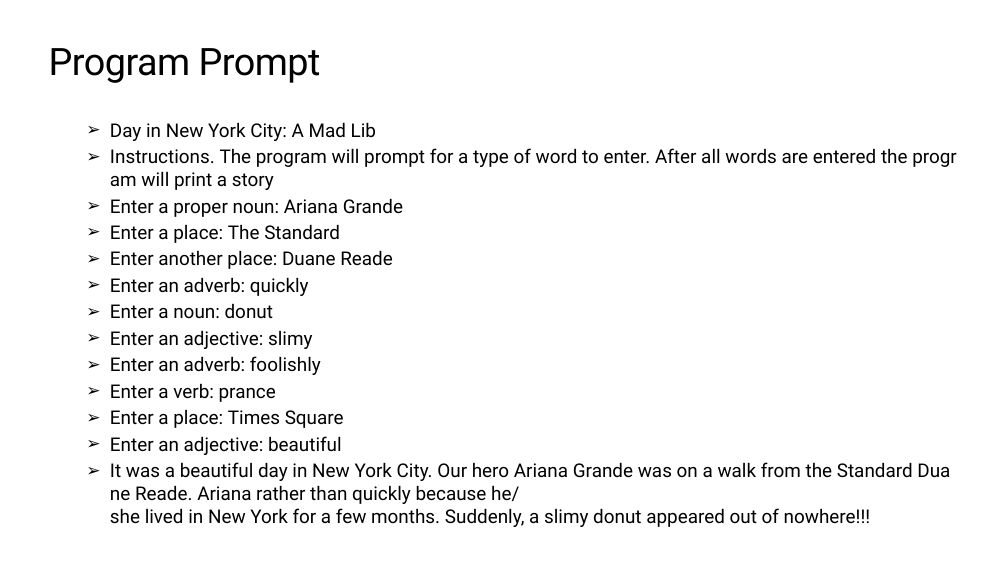
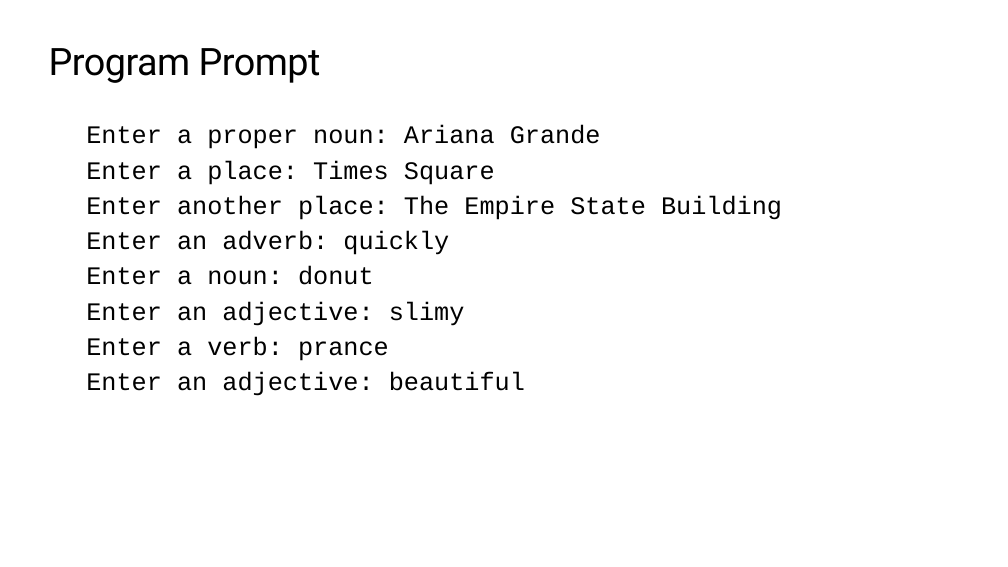
Before and after one commit to TEALSK12/2nd-semester-introduction-to-computer-science, a slide deck: slide 6 of units/1_unit/slidedecks/Intro Python 1.06 TEALS.pptx. Drawn at 1008x567 pixels with LibreOffice and Linux fonts; fonts in the diff are those of the drawing; background and template pictures are left out. Boxes give left, top, right and bottom in pixels: in the first picture for what was removed or moved away, otherwise in the second. Text is boxed around its words. In the diff, an @@ line names an element or a change of style, - is before the commit and + after.

```diff
--- a/units/1_unit/slidedecks/Intro Python 1.06 TEALS.pptx
+++ b/units/1_unit/slidedecks/Intro Python 1.06 TEALS.pptx
@@ text at [86,125,601,396]: size 18 to 24 pt, font Roboto to Courier New in "Enter a proper noun: Ariana Grande", "Enter an adverb: quickly", "Enter a noun: donut", "Enter an adjective: slimy" and 2 more places; bullet ➢ to none; more space between paragraphs @@
@@ text at [110,122,908,190]: paragraphs removed @@
-    ➢ Day in New York City: A Mad Lib
-    ➢ Instructions. The program will prompt for a type of word to enter. After all words are entered the program will print a story
@@ text at [86,160,782,220]: text changed; size 18 to 24 pt; font Roboto to Courier New @@
-    ➢ Enter a place: The Standard
-    ➢ Enter another place: Duane Reade
+    Enter a place: Times Square
+    Enter another place: The Empire State Building
@@ text at [110,356,321,375]: paragraph removed @@
-    ➢ Enter an adverb: foolishly
@@ text at [110,410,344,428]: paragraph removed @@
-    ➢ Enter a place: Times Square
@@ text at [110,462,913,527]: paragraph removed @@
-    ➢ It was a beautiful day in New York City. Our hero Ariana Grande was on a walk from the Standard Duane Reade. Ariana rather than quickly because he/she lived in New York for a few months. Suddenly, a slimy donut appeared out of nowhere!!!
```
Also in this commit, not shown: 3 other slides changed, 1 slide added, 1 slide removed, 5 other files.
